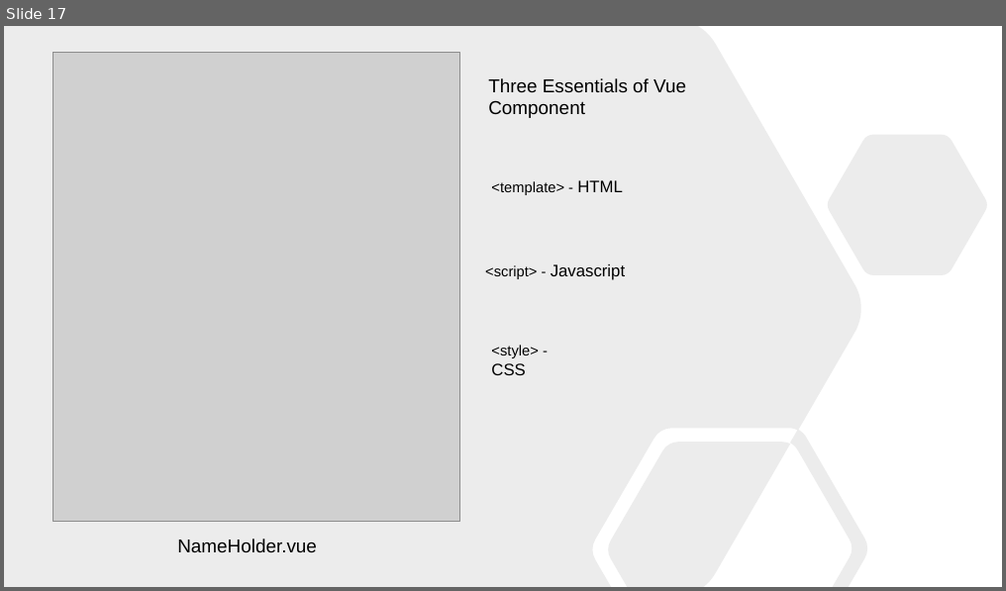
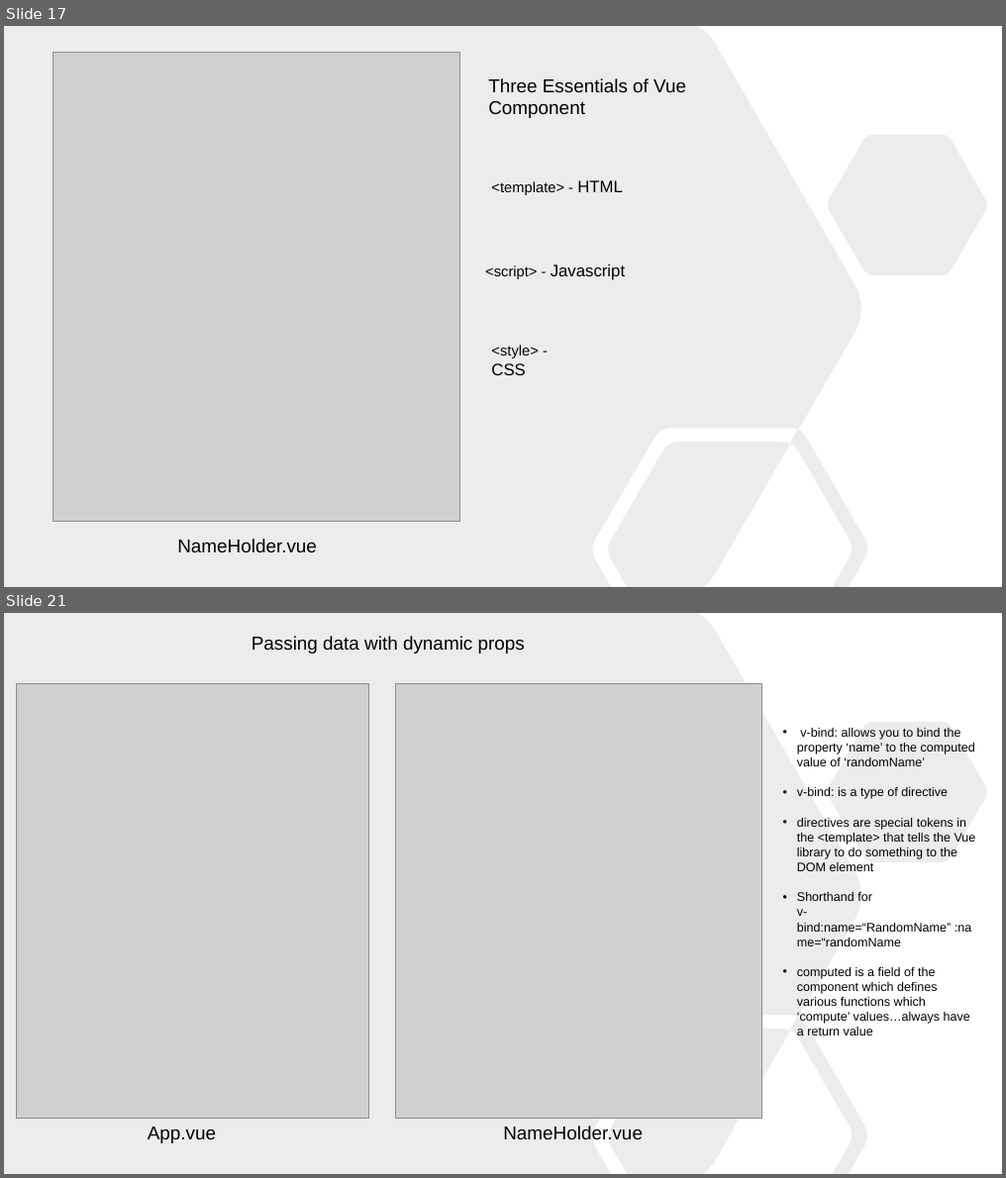
Before and after one commit to wjdingman1/vue-demo, a slide deck: Presentation.pptx. Shown one above the other, each under a label of ours: slide 17 before the commit, slides 17 and 21 after it; the slides between them are not shown. The pictures are 1006x591 and 1006x1178 pixels, drawn with LibreOffice and Linux fonts; fonts in the diff are those of the drawing; grey boxes stand for pictures. Boxes give left, top, right and bottom in pixels: in the first picture for what was removed or moved away, otherwise in the second. Text is boxed around its words. In the diff, an @@ line names an element or a change of style, - is before the commit and + after.

Commit message:
Added additional slides on directives and component lifecycle

```diff
--- a/Presentation.pptx
+++ b/Presentation.pptx
@@ slide 21 added at [4,613,1002,1174], background #FFFFFF @@
@@ freeform shape added at [4,613,987,1174], fill #808080 at 15% opacity @@
@@ text added at [252,636,525,654], 18 pt, text #000000 @@
+Passing data with dynamic props
@@ picture added at [17,683,368,1118] @@
@@ picture added at [395,683,762,1118] @@
@@ text added at [797,728,976,1036], 12 pt, text #000000 @@
+• v-bind: allows you to bind the property ‘name’ to the computed value of ‘randomName’
+• v-bind: is a type of directive
+• directives are special tokens in the <template> that tells the Vue library to do something to the DOM element
+• Shorthand for v-bind:name=“RandomName” :name=“randomName
+• computed is a field of the component which defines various functions which ‘compute’ values…always have a return value
@@ text added at [148,1127,216,1144], 18 pt, text #000000 @@
+App.vue
@@ text added at [503,1126,643,1140], 18 pt, text #000000 @@
+NameHolder.vue
```
Also in this commit, not shown: 1 slide changed, 6 other slides added.
